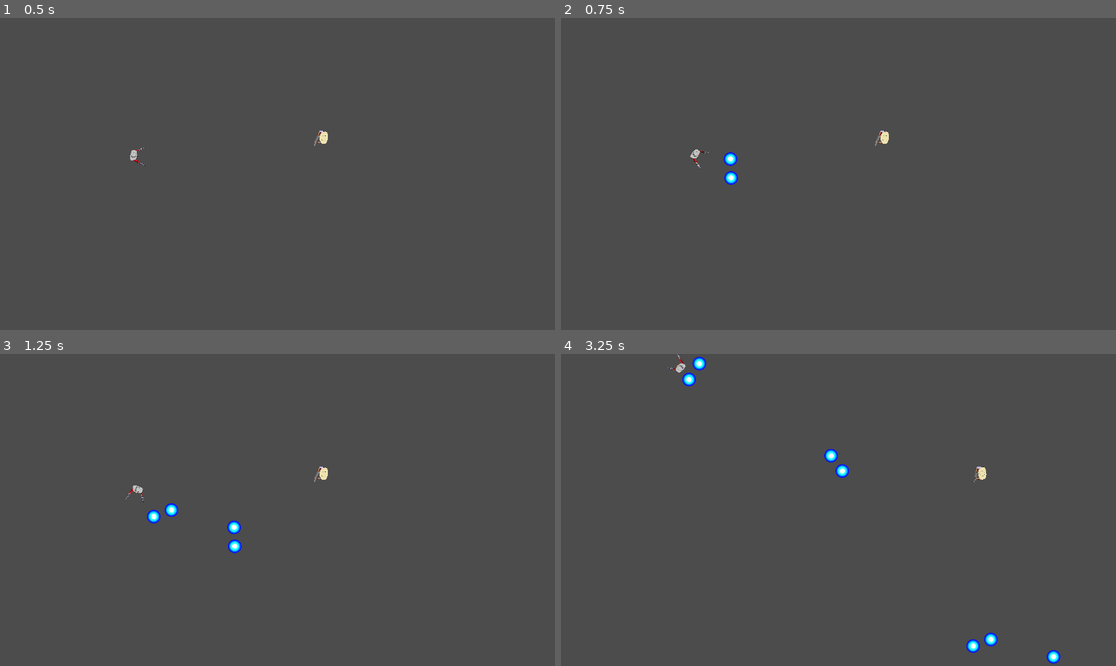
Above: before the commit, frames 1-4 (two rows, left to right).
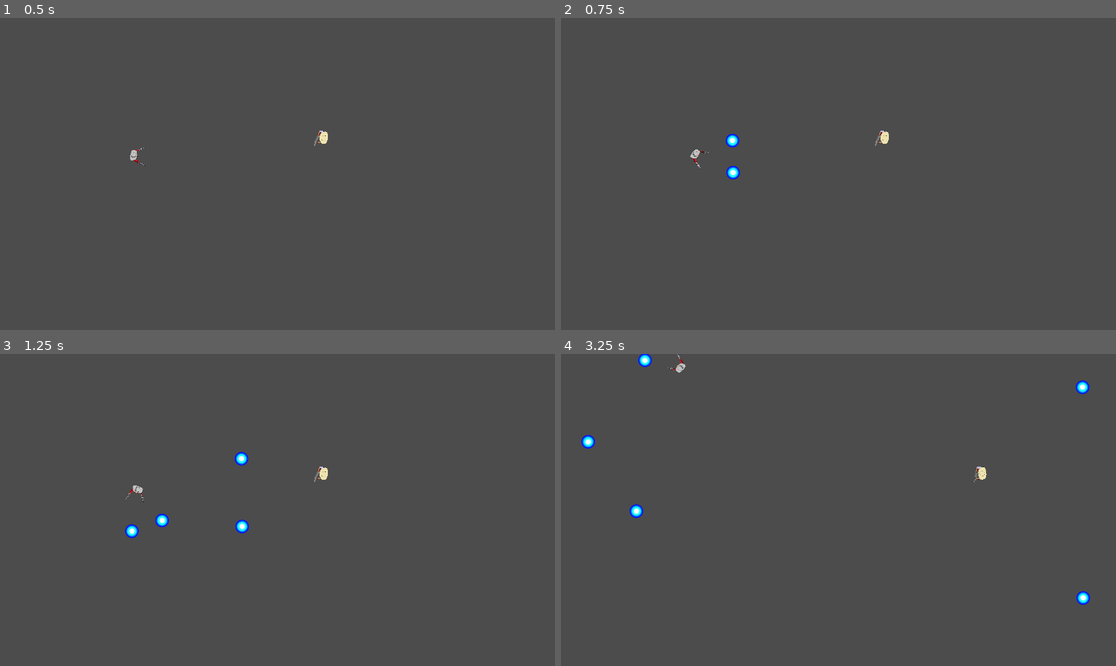
Above: after the commit, the same moments.

Repository: vasekhodina/cuddly-umbrella
Game: Godot game, scene res://scenes/Main.tscn
Same seed, same stepped clock (60 frames per second), same inputs: the game is played once before the commit and once after it.
Inputs:
- Up to frame 1 (0.5 s): no input
- Up to frame 2 (0.75 s): tap Enter at 0.5 s; hold D (p1_right) from 0.53 s (still down); hold Q (p1_shoot) from 0.53 s (still down)
- Up to frame 3 (1.25 s): keep holding D (p1_right); keep holding Q (p1_shoot)
- Up to frame 4 (3.25 s): release D (p1_right) at 1.28 s; release Q (p1_shoot) at 1.28 s; hold S (p1_down) 1.28-2.03 s; tap Q (p1_shoot) at 1.35, 2.3, 3.05 s; hold D (p1_right) 2.03-2.78 s; hold K (p2_down) 2.03-2.78 s; hold W (p1_up) from 2.78 s (still down); tap J (p2_left) at 2.85 s

Frame 1 is identical in both runs. In frame 2, 0.3% of the frame differs, in the area x 29-33%, y 36-54%; in frame 3, 0.6%; in frame 4, 1.1%, in the area x 3-96%, y 0-100%.

Commit message:
Add P1 shooting Prior to this change,
This change

Diff:
--- a/scenes/Main.tscn
+++ b/scenes/Main.tscn
@@ -8,6 +8,7 @@
 [node name="Player1" parent="." index="0" instance=ExtResource( 1 )]
 
 position = Vector2( 471.797, 477.827 )
+MUZZLE_DEVIATION = null
 
 [node name="Player2" parent="." index="1" instance=ExtResource( 2 )]
 
--- a/scenes/Player1.tscn
+++ b/scenes/Player1.tscn
@@ -19,6 +19,7 @@
 _sections_unfolded = [ "Transform" ]
 SPEED = 450
 ROTATION_SPEED = 2.5
+MUZZLE_DEVIATION = 0.25
 bullet = ExtResource( 2 )
 
 [node name="Sprite" type="Sprite" parent="." index="0"]
--- a/scripts/Player1.gd
+++ b/scripts/Player1.gd
@@ -2,11 +2,13 @@
 
 export (int) var SPEED
 export (float) var ROTATION_SPEED
+export (float) var MUZZLE_DEVIATION
 var screensize
 var velocity = Vector2()
 export (PackedScene) var bullet
 onready var bullet_container = get_node("bullet_container")
 onready var gun_timer = get_node("gun_timer")
+
 
 
 func _ready():
@@ -35,7 +37,7 @@
     gun_timer.start()
     var b1 = bullet.instance()
     bullet_container.add_child(b1)
-    b1.start_at(rotation, get_node("muzzle_1").get_global_position(), velocity)
+    b1.start_at(rotation - 0.25, get_node("muzzle_1").get_global_position(), velocity)
     var b2 = bullet.instance()
     bullet_container.add_child(b2)
-    b2.start_at(rotation, get_node("muzzle_2").get_global_position(), velocity)
+    b2.start_at(rotation + 0.25, get_node("muzzle_2").get_global_position(), velocity)
--- a/scripts/player_bullet.gd
+++ b/scripts/player_bullet.gd
@@ -6,7 +6,7 @@
 func start_at(dir, pos, v):
     rotation = dir
     position = pos
-    velocity = v + Vector2(0, -speed).rotated(90)
+    velocity = v + Vector2(speed, 0).rotated(rotation)
 
 func _process(delta):
     position = position + velocity * delta
